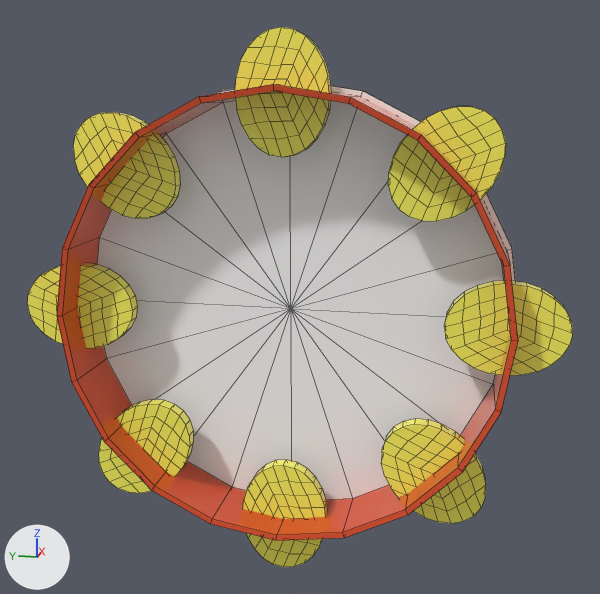
Before and after pictures for a commit that changed the FBX model assets/model/res/yueqi/yueqi.fbx.
Both versions are drawn from a 50 mm lens placed at (-0.03804, -0.00628, 0.0078), pointed at (-0.00926, -0.00053, 0.0006). The lights are fixed; the arrows at lower left show +X, +Y and +Z. Mesh edges are drawn as thin lines. Where no turn or scale is listed for an object, it has been applied to the vertices.
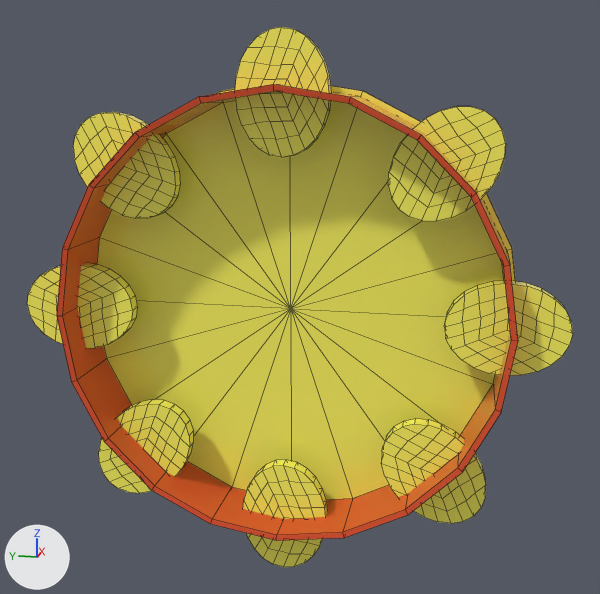
Where the newer file only moved an object's origin or applied its transform, the numbers keep the older frame.

Location of each change, [x1, y1, x2, y2] in pixels of the pictures (600 x 594 px):
'pDisc8', now drawn (yellow)
    after: [27, 27, 573, 567]
'polySurface141', no longer drawn
    before: [97, 86, 516, 500]
'pDisc4', no longer drawn (yellow)
    before: [27, 27, 573, 567]

What the commit changed:
Mesh me_mesh_001_1 is new.
It has 1039 vertices, 1040 faces and spans x -0.09..0.09, y -1.0..1.0, z -1.0..1.0.
Faces by material slot: [1020, 20].
It uses material mat_one_aistandardsurface31 (yellow #fffa63).
It uses material mat_one_aistandardsurface27 (white #ffffff).
Object 'polySurface141' (ob_polysurface141) now shows nothing instead of me_mesh.
In object 'pDisc8' (ob_pdisc8), parent is no longer ob_one_group2.
Object 'pDisc8' (ob_pdisc8) now shows me_mesh_001_1 instead of nothing.
Object 'pDisc8' (ob_pdisc8) moves from (-0.0108, 1.693, 0.0) to (-0.00892, 0.0, -0.0000879).
Object 'pDisc8' (ob_pdisc8) turns from (0, 0, 0) to (90, 0, 0) degrees about x, y and z.
Object 'pDisc8' (ob_pdisc8) is rescaled from (0.3, 0.911, 0.262) to (0.01, 0.01, 0.01).
Object 'pDisc4' (ob_pdisc4) now shows nothing instead of me_mesh_003.
In object 'pDisc4' (ob_pdisc4), parent is now set to ob_one_group2.
Object 'pDisc4' (ob_pdisc4) moves from (-0.00955, 0.0, -0.0000879) to (-0.0108, 1.693, 0.0).
Object 'pDisc4' (ob_pdisc4) turns from (90, 0, 0) to (0, 180, 0) degrees about x, y and z.
Object 'pDisc4' (ob_pdisc4) is rescaled from (0.01, 0.01, 0.01) to (0.3, 0.911, 0.262).
